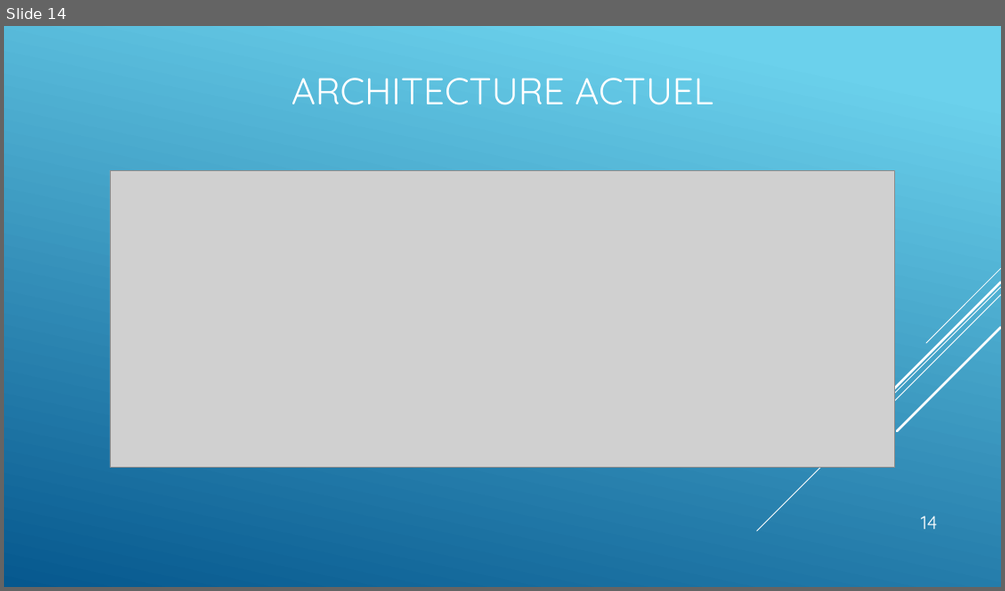
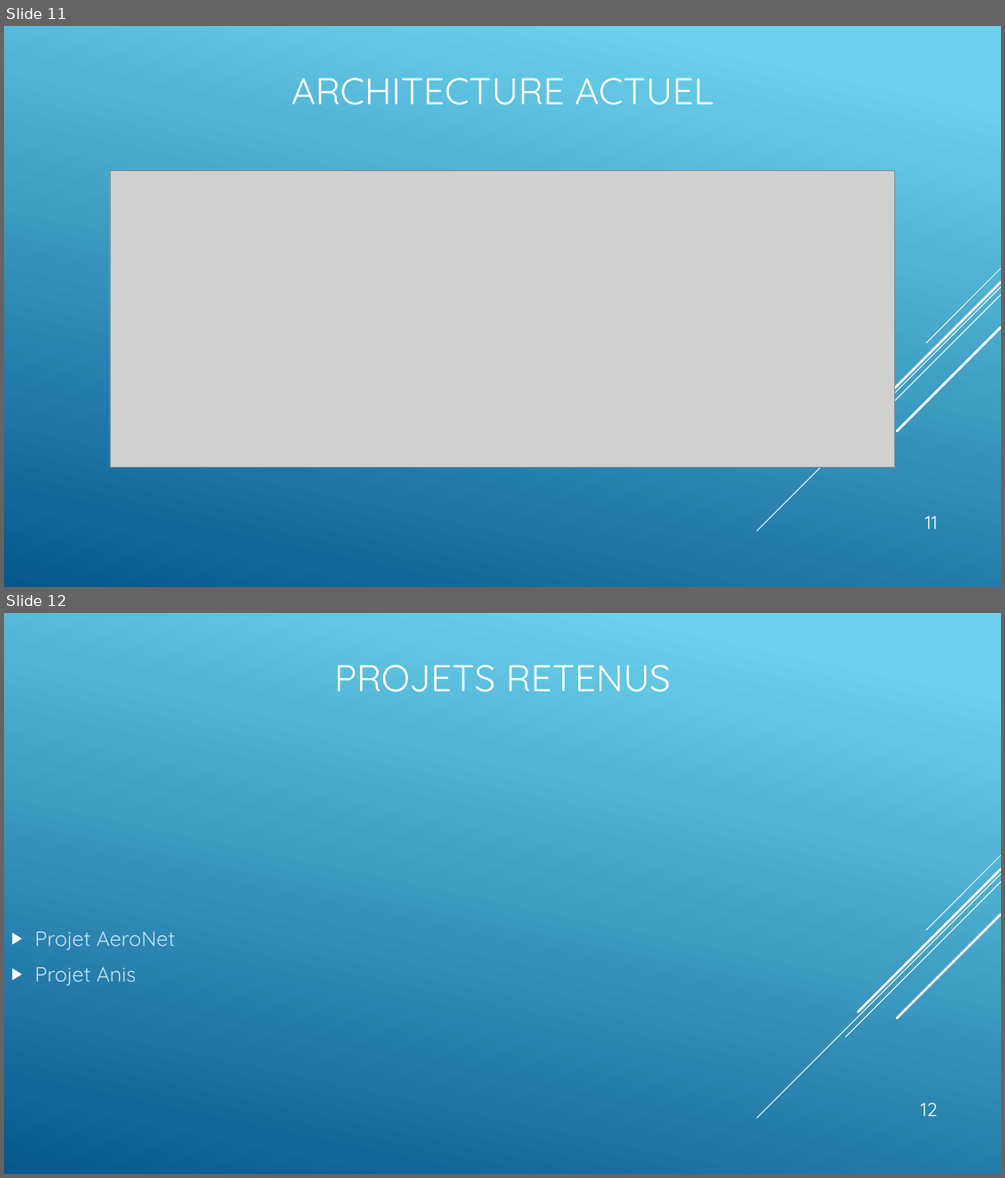
Before and after one commit to CGAL-MPIR-209/209_Project, a slide deck: Planches Aero-Breizh.pptx. Shown one above the other, each under a label of ours: slide 14 before the commit, slides 11 and 12 after it. The pictures are 1005x591 and 1005x1178 pixels, drawn with LibreOffice and Linux fonts; fonts in the diff are those of the drawing; grey boxes stand for pictures. Boxes give left, top, right and bottom in pixels: in the first picture for what was removed or moved away, otherwise in the second. Text is boxed around its words. In the diff, an @@ line names an element or a change of style, - is before the commit and + after.

Commit message:
[AERO] Version finale des fichiers

```diff
--- a/Planches Aero-Breizh.pptx
+++ b/Planches Aero-Breizh.pptx
@@ slide 12 added at (4, 613, 1001, 1174), background gradient #6ED2EB to #06588E; not listed: 5 template elements that a slide beside it also shows @@
@@ title added at (334, 665, 671, 692), 36 pt, text #FFFFFF @@
+PROJETS RETENUS
@@ text added at (35, 931, 175, 986), 20 pt, text #C3E2F7 @@
+▶ Projet AeroNet
+▶ Projet Anis
@@ page number added at (921, 1103, 938, 1116), 18 pt, text #FFFFFF @@
+12
@@ what was slide 14 is now slide 11 @@
@@ page number at (925, 516, 938, 529): text changed @@
-14
+11
```
Also in this commit, not shown: 5 slides changed, 2 other slides added, 6 slides removed, 2 other files.
